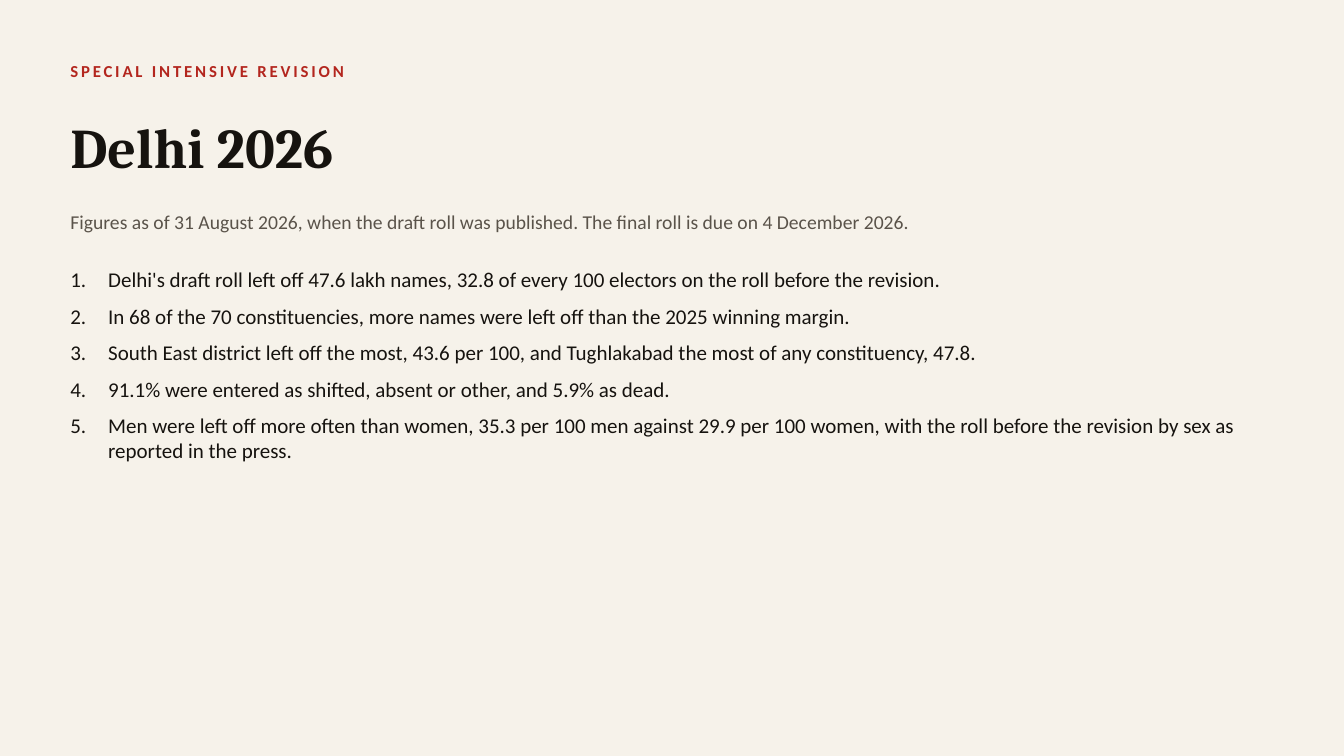
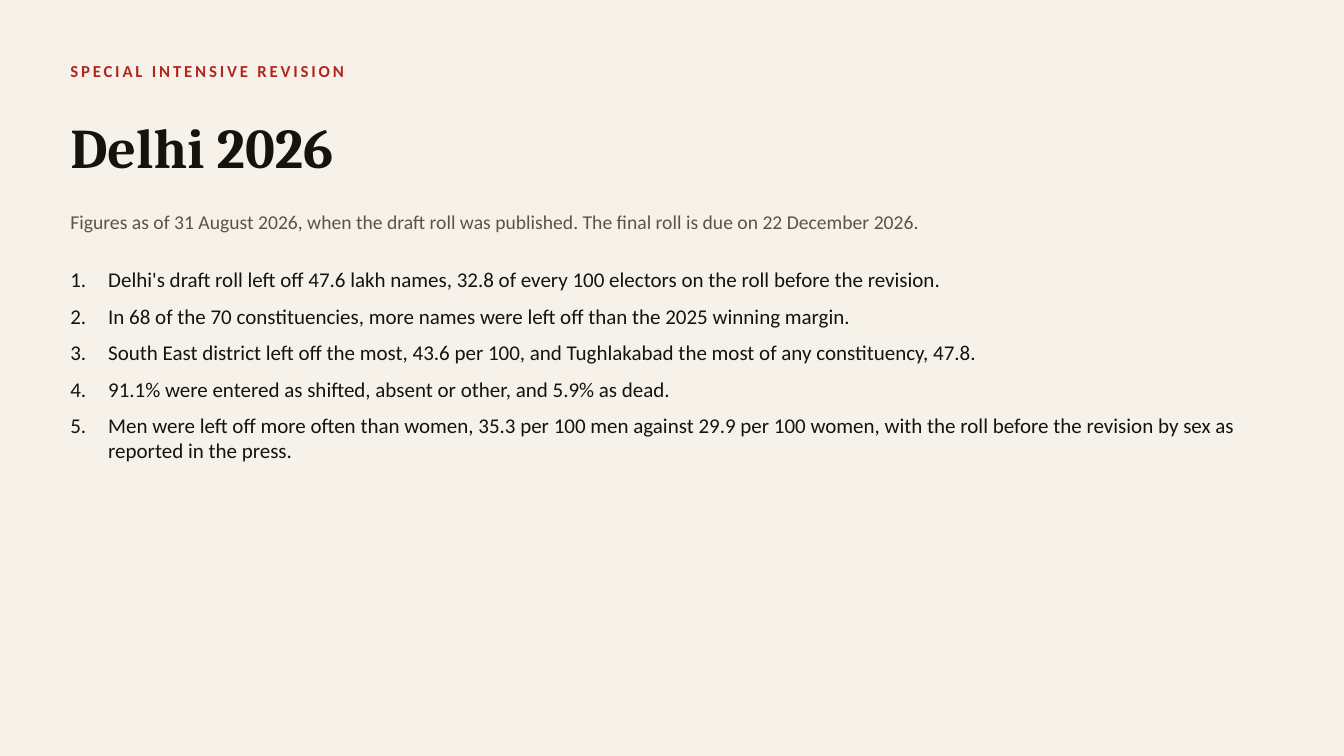
Before and after one commit to Varnasr/INDIA-DATA, a slide deck: slide 1 of reports/delhi-sir-2026-deck.pptx. Drawn at 1344x756 pixels with LibreOffice and Linux fonts; fonts in the diff are those of the drawing. Boxes give left, top, right and bottom in pixels: in the first picture for what was removed or moved away, otherwise in the second. Text is boxed around its words. In the diff, an @@ line names an element or a change of style, - is before the commit and + after.

```diff
--- a/reports/delhi-sir-2026-deck.pptx
+++ b/reports/delhi-sir-2026-deck.pptx
@@ text at <box>70,215,919,233</box>: text changed @@
-Figures as of 31 August 2026, when the draft roll was published. The final roll is due on 4 December 2026.
+Figures as of 31 August 2026, when the draft roll was published. The final roll is due on 22 December 2026.
```
Also in this commit, not shown: 35 other files.
